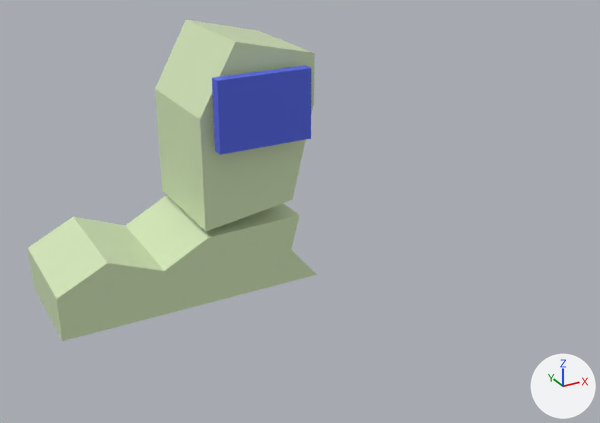
An edit to the glTF model worms/source/dist/worm.gltf, drawn before and after from the same camera.
One viewpoint serves both versions: a 50 mm camera at (-5.53, -12.4, 5.57) aimed at (-0.24, -2.78, 0.76). The axes (+X, +Y, +Z) are drawn at lower right. The lights are the same throughout. Where no turn or scale is listed for an object, it has been applied to the vertices.

Objects in the first picture: 'worm_body', 'worm_hair', 'worm_head'.
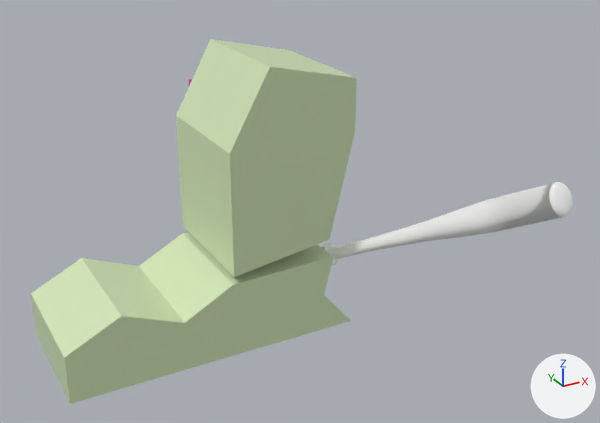
The change, as JSON lines over the scene's bpy script:
```json
{"op": "add", "block": "mat_material_001", "code": ["mat_material_001 = principled_material('Material.001')", "mat_material_001.base_color = (1.0, 1.0, 1.0)  # white #ffffff", "mat_material_001.metallic = 1.0", "mat_material_001.roughness = 1.0"]}
{"block": "me_cube_003", "where": "me_cube_003.from_pydata(...)  # 8 vertices, 12 faces; spans x -1.0..1.0, y -1.0..1.0, z -1.0..1.0"}
{"op": "remove", "block": "me_cube_003", "code": "me_cube_003.materials.append(mat_mat_worm_hair)  # blue #5265e7"}
{"op": "add", "block": "me_cube_003", "code": "me_cube_003.materials.append(mat_mat_worm_eyes)  # pink #e727b1"}
{"op": "add", "block": "me_sphere", "code": ["me_sphere = bpy.data.meshes.new('Sphere')", "me_sphere.from_pydata(...)  # 576 vertices, 1148 faces; spans x 0.16..1.57, y -5.04..-1.1, z 0.53..3.01", "me_sphere.materials.append(mat_material_001)  # white #ffffff"]}
{"op": "add", "block": "me_cube_005", "code": ["me_cube_005 = bpy.data.meshes.new('Cube.005')", "me_cube_005.from_pydata(...)  # a box spanning x -0.283..0.283, y -0.151..0.151, z -0.629..0.629", "me_cube_005.materials.append(mat_mat_worm_eyes)  # pink #e727b1"]}
{"op": "set", "path": "ob_worm_body.location", "old": "(-1.19, 0.0, -0.87)", "new": "(-1.49, -1.64, -0.87)"}
{"op": "set", "path": "ob_worm_body.rotation_euler", "old": "(0.0, 0.0, 0.0)", "new": "(0.0, 0.0, -3.142)", "note": "degrees (0, 0, 0) -> degrees (0, 0, -180)"}
{"op": "set", "path": "ob_worm_body.scale", "old": "(-2.27, 1.0, 0.566)", "new": "(2.27, 1.0, 0.566)"}
{"op": "set", "path": "ob_worm_head.location", "old": "(0.0, 0.0, 1.22)", "new": "(-0.25, -1.64, 1.22)"}
{"op": "add", "block": "ob_baseballbat", "code": ["ob_baseballbat = bpy.data.objects.new('baseballbat', me_sphere)", "ob_baseballbat.location = (0.35, -0.87, -1.15)"]}
{"op": "add", "block": "ob_eye_right", "code": ["ob_eye_right = bpy.data.objects.new('eye_right', me_cube_005)", "ob_eye_right.location = (-0.57, -0.38, 1.57)"]}
```

Boxes (x1, y1, x2, y2) around the edits, measured in the pictures (600 x 423 px):
```json
{"object": "worm_body", "change": "moved, turned, rescaled", "before": [28, 196, 317, 341], "after": [31, 232, 351, 404]}
{"object": "worm_head", "change": "moved", "before": [155, 20, 315, 232], "after": [176, 39, 357, 277]}
{"object": "worm_hair", "change": "recoloured", "before": [212, 65, 311, 155], "after": [212, 65, 311, 155]}
{"object": "baseballbat", "change": "added", "after": [322, 182, 573, 266]}
{"object": "eye_right", "change": "added", "after": [189, 79, 192, 86]}
```
